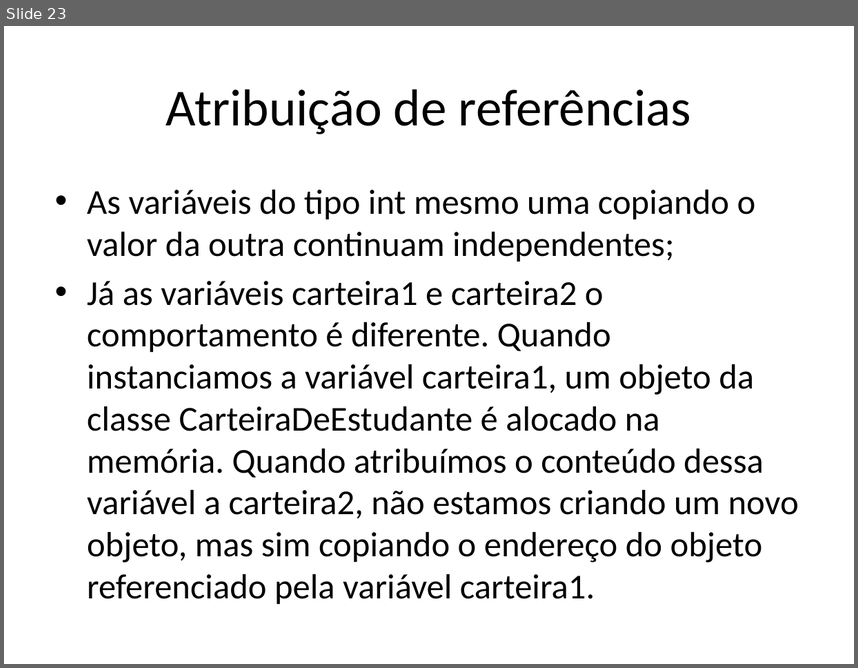
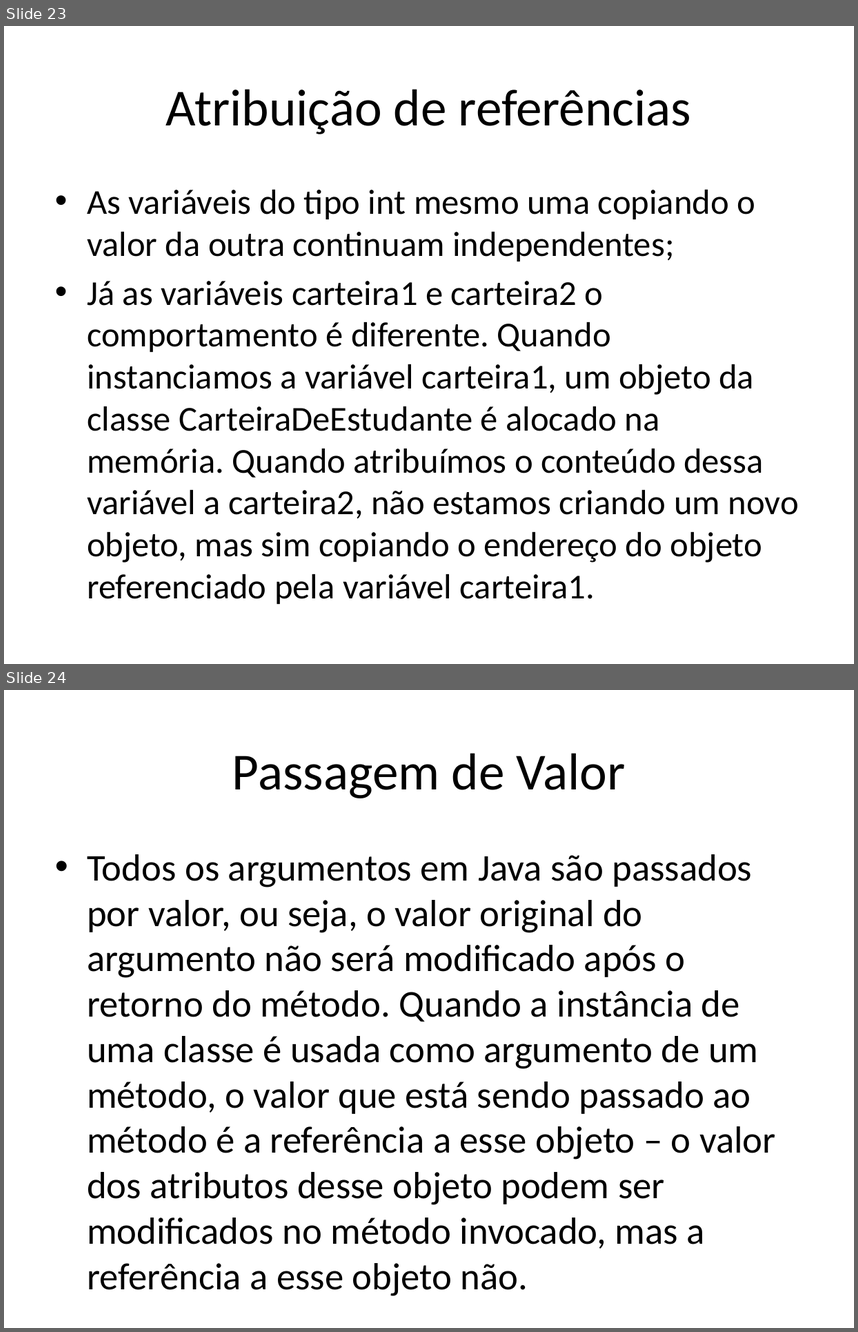
Before and after one commit to renanlessa/CursoJava, a slide deck: Documentos/Orientação a Objetos.pptx. Shown one above the other, each under a label of ours: slide 23 before the commit, slides 23 and 24 after it. The pictures are 858x668 and 858x1332 pixels, drawn with LibreOffice and Linux fonts; fonts in the diff are those of the drawing. Boxes give left, top, right and bottom in pixels: in the first picture for what was removed or moved away, otherwise in the second. Text is boxed around its words. In the diff, an @@ line names an element or a change of style, - is before the commit and + after.

```diff
--- a/Documentos/Orientação a Objetos.pptx
+++ b/Documentos/Orientação a Objetos.pptx
@@ slide 24 added at [4, 690, 854, 1328], background #FFFFFF @@
@@ title added at [232, 753, 625, 798], 44 pt, text #000000 @@
+Passagem de Valor
@@ text added at [87, 854, 776, 1248], 32 pt, text #000000 @@
+• Todos os argumentos em Java são passados por valor, ou seja, o valor original do argumento não será modificado após o retorno do método. Quando a instância de uma classe é usada como argumento de um método, o valor que está sendo passado ao método é a referência a esse objeto – o valor dos atributos desse objeto podem ser modificados no método invocado, mas a referência a esse objeto não.
```
Also in this commit, not shown: 12 other slides added, 5 other files.
